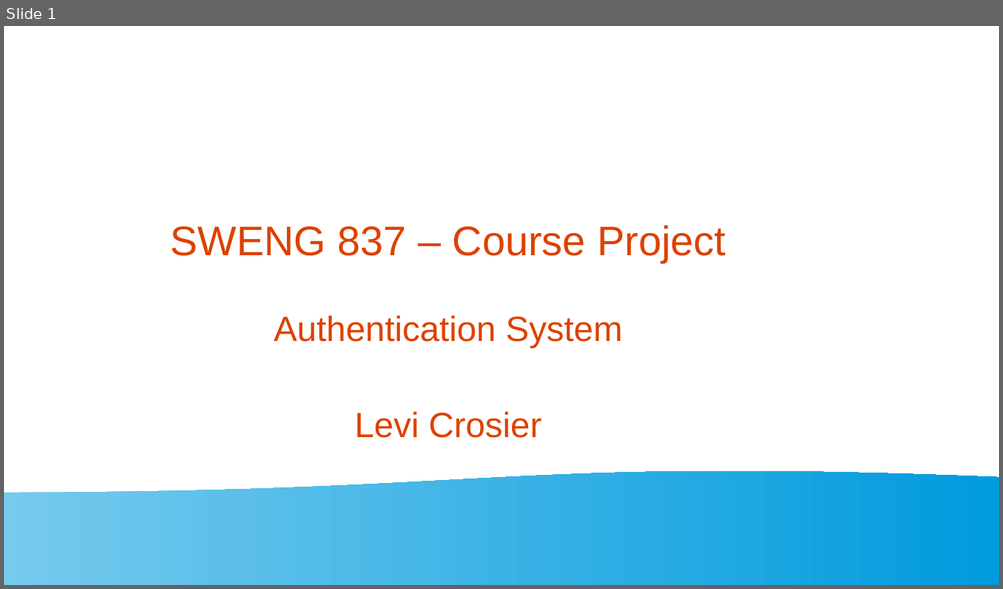
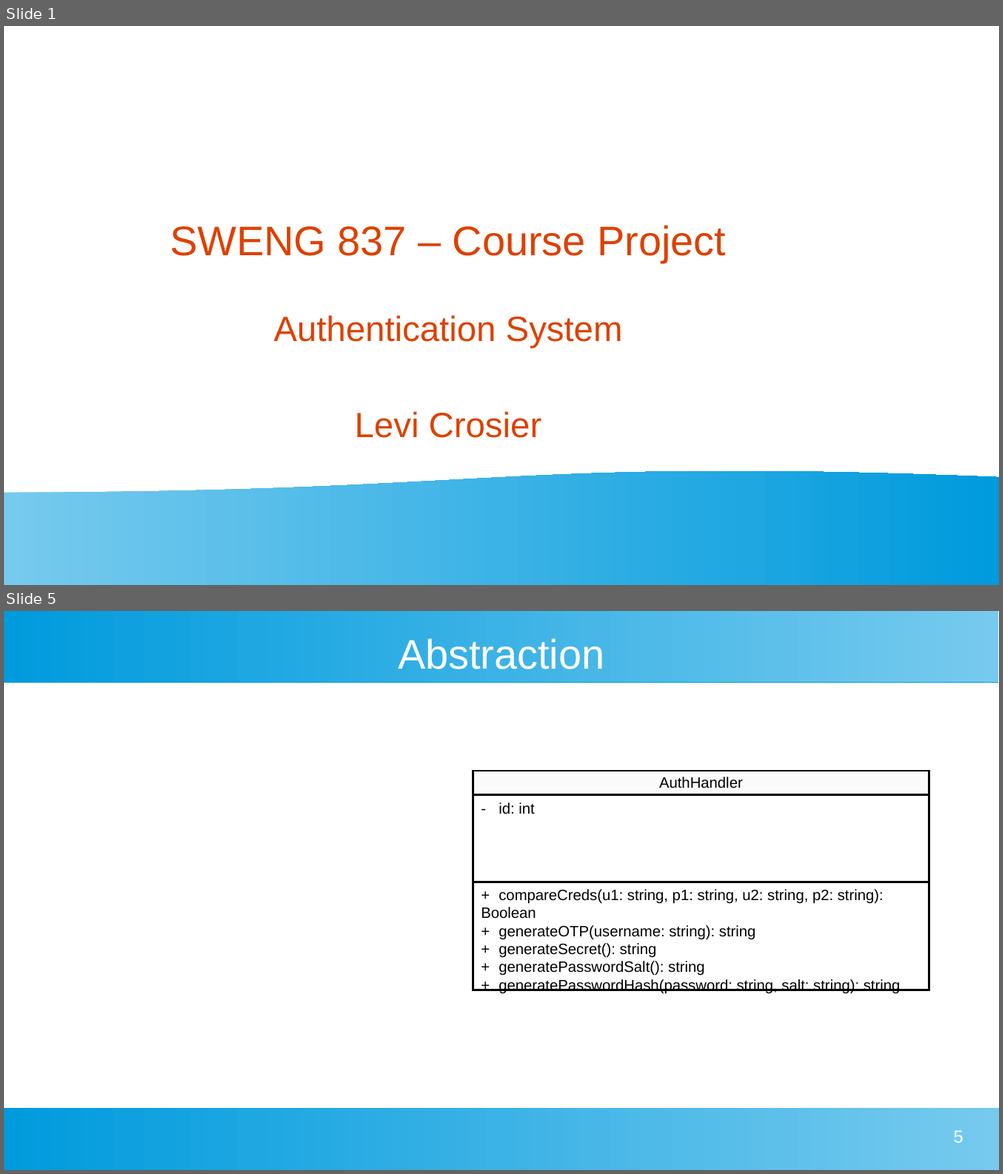
Before and after one commit to lwcrosier/sweng837, a slide deck: src/presentation/sweng837-presentation.odp. Shown one above the other, each under a label of ours: slide 1 before the commit, slides 1 and 5 after it; the slides between them are not shown. The pictures are 1003x589 and 1003x1174 pixels, drawn with LibreOffice and Linux fonts; fonts in the diff are those of the drawing. Boxes give left, top, right and bottom in pixels: in the first picture for what was removed or moved away, otherwise in the second. Text is boxed around its words. In the diff, an @@ line names an element or a change of style, - is before the commit and + after.

```diff
--- a/src/presentation/sweng837-presentation.odp
+++ b/src/presentation/sweng837-presentation.odp
@@ slide 5 added at <box>4,611,999,1170</box>, background #FFFFFF @@
@@ rectangle added at <box>4,611,999,682</box>, fill gradient #77CAEE to #75C9EE to #73C9ED to #71C8ED to #6FC7ED to #6EC6ED @@
@@ title added at <box>398,638,604,669</box>, 33 pt, text #FFFFFF @@
+Abstraction
@@ rectangle added at <box>473,771,929,795</box>, fill #FAFAFA, outline #000000 1.5 pt, 12 pt, text #000000 @@
+AuthHandler
@@ rectangle added at <box>473,795,929,882</box>, fill #FFFFFF, outline #000000 1.5 pt, 12 pt, text #000000 @@
+- id: int
@@ rectangle added at <box>473,882,929,990</box>, fill #FFFFFF, outline #000000 1.5 pt, 12 pt, text #000000 @@
++ compareCreds(u1: string, p1: string, u2: string, p2: string): Boolean
++ generateOTP(username: string): string
++ generateSecret(): string
++ generatePasswordSalt(): string
++ generatePasswordHash(password: string, salt: string): string
@@ rectangle added at <box>4,1108,999,1170</box>, fill gradient #77CAEE to #75C9EE to #73C9ED to #71C8ED to #6FC7ED to #6EC6ED @@
@@ page number added at <box>953,1130,963,1143</box>, 14 pt, text #FFFFFF @@
+5
```
Also in this commit, not shown: 5 other slides added, 1 slide removed.
